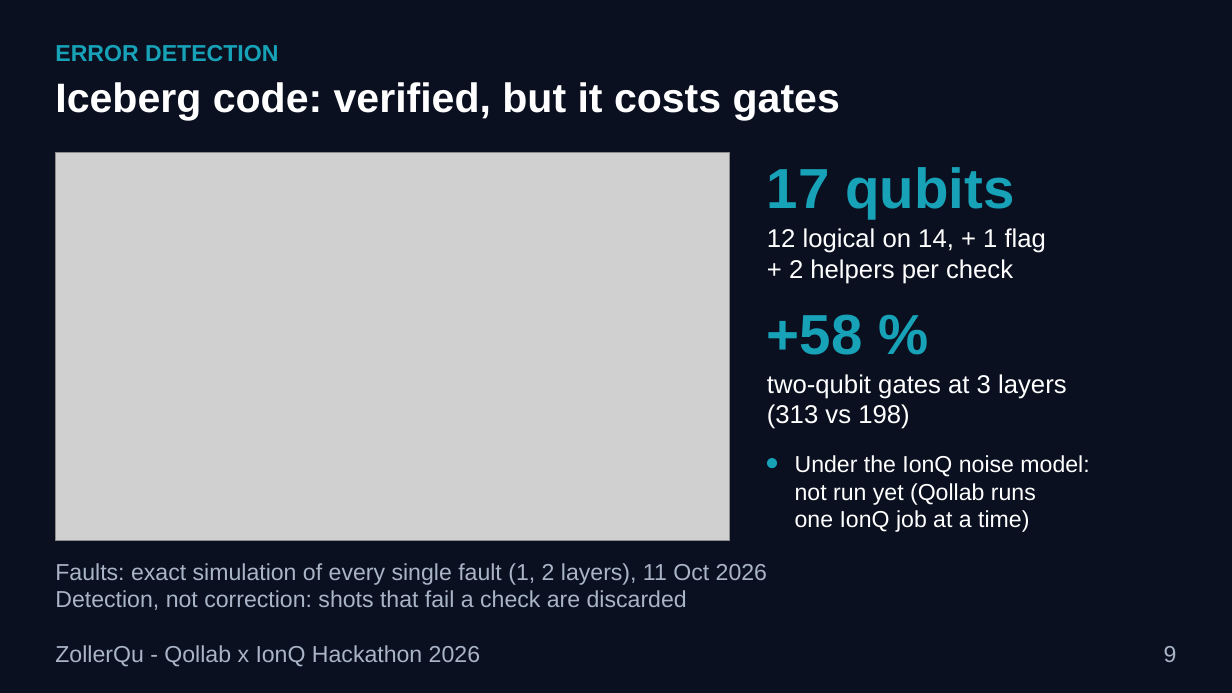
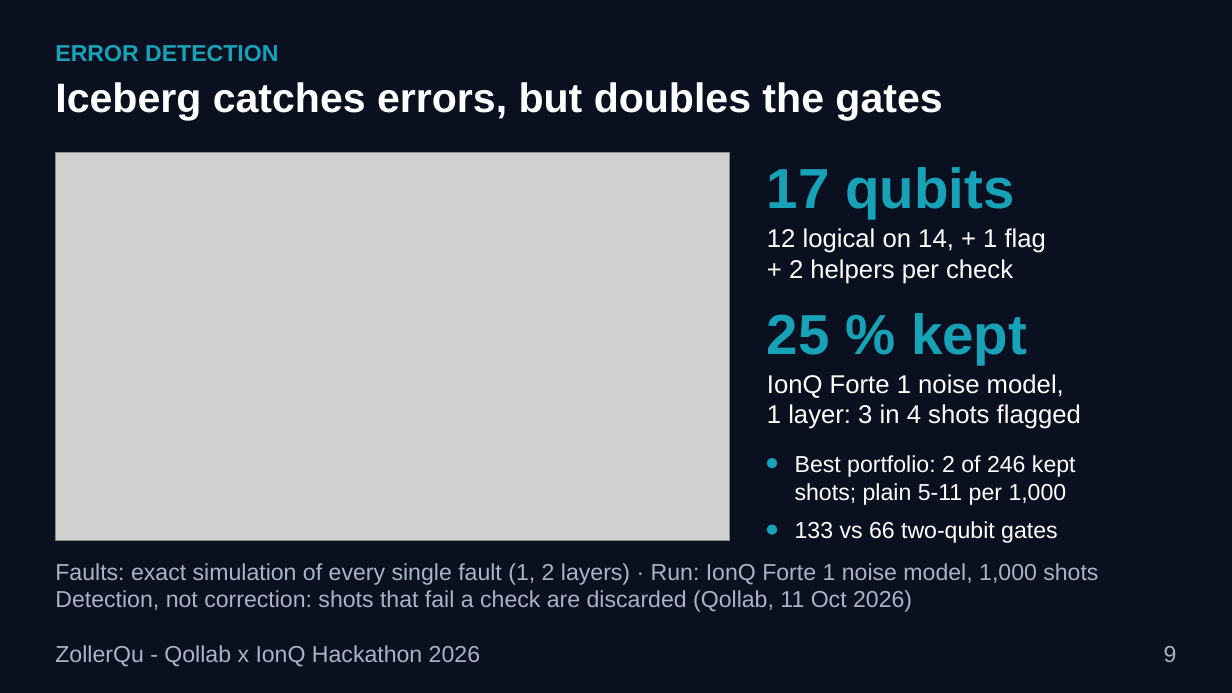
Before and after one commit to Oussema-t/zollerqu-qollab, a slide deck: slide 9 of slides/stocks_ZollerQu.pptx. Drawn at 1232x693 pixels with LibreOffice and Linux fonts; fonts in the diff are those of the drawing; grey boxes stand for pictures. Boxes give left, top, right and bottom in pixels: in the first picture for what was removed or moved away, otherwise in the second. Text is boxed around its words. In the diff, an @@ line names an element or a change of style, - is before the commit and + after.

```diff
--- a/slides/stocks_ZollerQu.pptx
+++ b/slides/stocks_ZollerQu.pptx
@@ title at box(55, 82, 942, 121): text changed @@
-Iceberg code: verified, but it costs gates
+Iceberg catches errors, but doubles the gates
@@ text at box(767, 313, 1027, 364): text changed @@
-+58 %
+25 % kept
@@ text at box(767, 374, 1081, 429): text changed @@
-two-qubit gates at 3 layers
-(313 vs 198)
+IonQ Forte 1 noise model,
+1 layer: 3 in 4 shots flagged
@@ text removed at box(795, 455, 1089, 532) @@
-Under the IonQ noise model:
-not run yet (Qollab runs
-one IonQ job at a time)
@@ text added at box(795, 455, 1076, 505), 18 pt, text #FFFFFF @@
+Best portfolio: 2 of 246 kept
+shots; plain 5-11 per 1,000
@@ ellipse added at box(767, 525, 777, 535), fill #17A2B8 @@
@@ text added at box(795, 521, 1057, 543), 18 pt, text #FFFFFF @@
+133 vs 66 two-qubit gates
@@ text at box(55, 563, 1098, 612): text changed @@
-Faults: exact simulation of every single fault (1, 2 layers), 11 Oct 2026
-Detection, not correction: shots that fail a check are discarded
+Faults: exact simulation of every single fault (1, 2 layers) · Run: IonQ Forte 1 noise model, 1,000 shots
+Detection, not correction: shots that fail a check are discarded (Qollab, 11 Oct 2026)
```
Also in this commit, not shown: 1 other slide changed, 6 other files.
